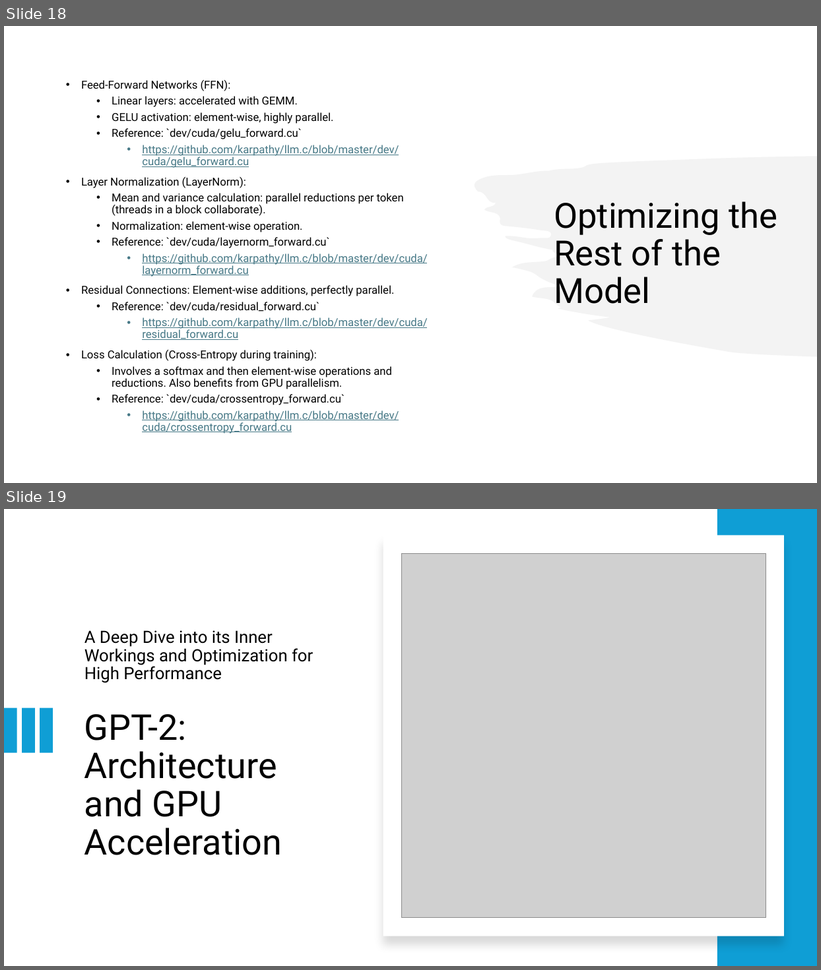
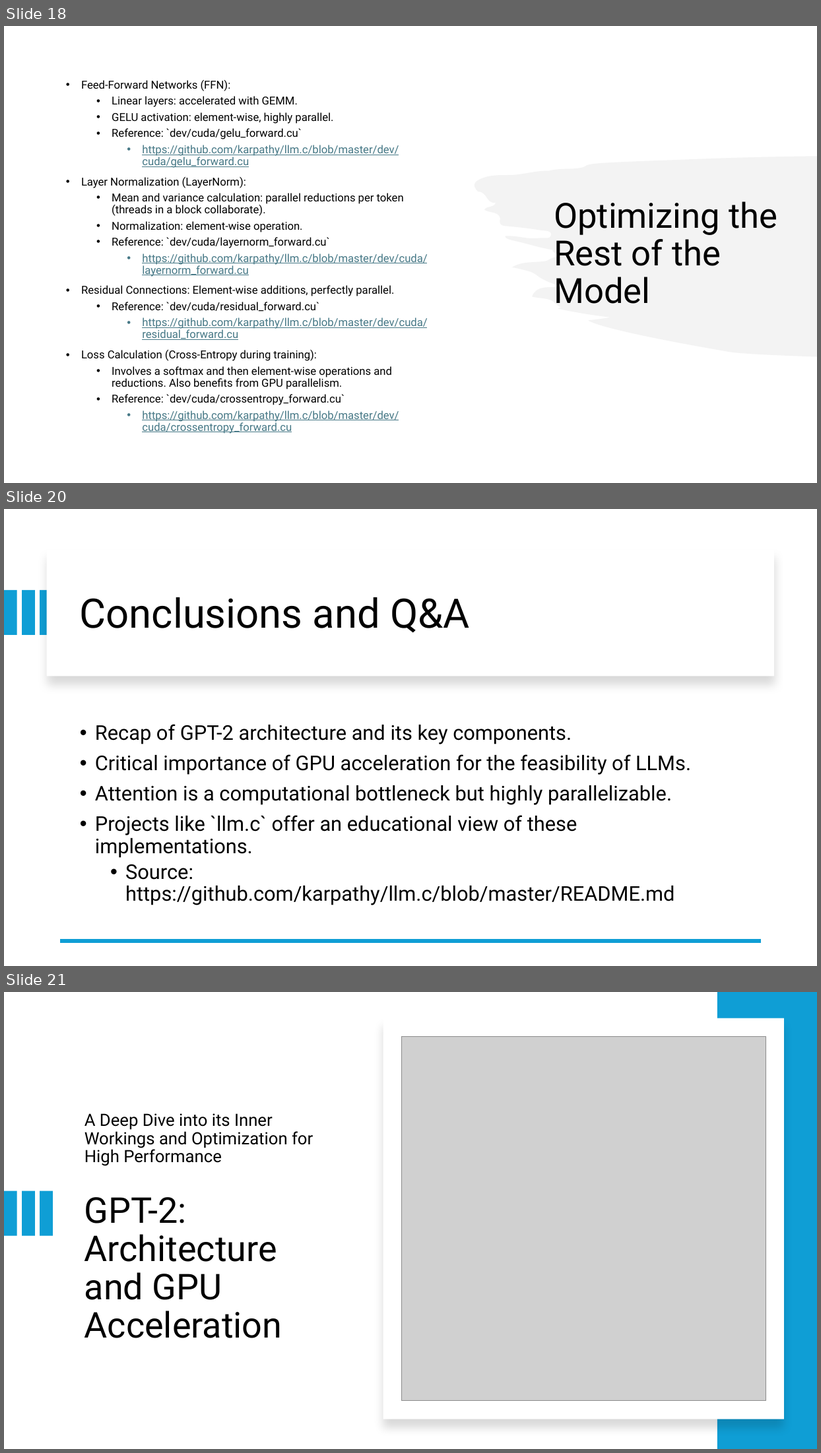
Before and after one commit to DennysMallqui/HPC-EP_LLM_PUB, a slide deck: Accelerating GPT-2 with GPUs - A Deep Dive.pptx. Shown one above the other, each under a label of ours: slides 18 and 19 before the commit, slides 18, 20 and 21 after it; the slides between them are not shown. The pictures are 821x970 and 821x1453 pixels, drawn with LibreOffice and Linux fonts; fonts in the diff are those of the drawing; grey boxes stand for pictures. Boxes give left, top, right and bottom in pixels: in the first picture for what was removed or moved away, otherwise in the second. Text is boxed around its words. In the diff, an @@ line names an element or a change of style, - is before the commit and + after.

```diff
--- a/Accelerating GPT-2 with GPUs - A Deep Dive.pptx
+++ b/Accelerating GPT-2 with GPUs - A Deep Dive.pptx
@@ slide 20 added at (4,509,817,966), background #FFFFFF @@
@@ rectangle added at (47,550,774,676), fill #FFFFFF @@
@@ rectangle added at (4,590,17,635), fill #0F9ED5 @@
@@ rectangle added at (22,590,34,635), fill #0F9ED5 @@
@@ rectangle added at (40,590,53,635), fill #0F9ED5 @@
@@ title added at (80,597,470,633), 48 pt, text #000000 @@
+Conclusions and Q&A
@@ text added at (95,724,691,906), 24 pt, text #000000 @@
+• Recap of GPT-2 architecture and its key components.
+• Critical importance of GPU acceleration for the feasibility of LLMs.
+• Attention is a computational bottleneck but highly parallelizable.
+• Projects like `llm.c` offer an educational view of these implementations.
+  • Source: https://github.com/karpathy/llm.c/blob/master/README.md
@@ line added from (762, 941) to (60, 941), #0F9ED5 4.5 pt @@
@@ what was slide 19 is now slide 21 @@
```
Also in this commit, not shown: 1 other slide added.
